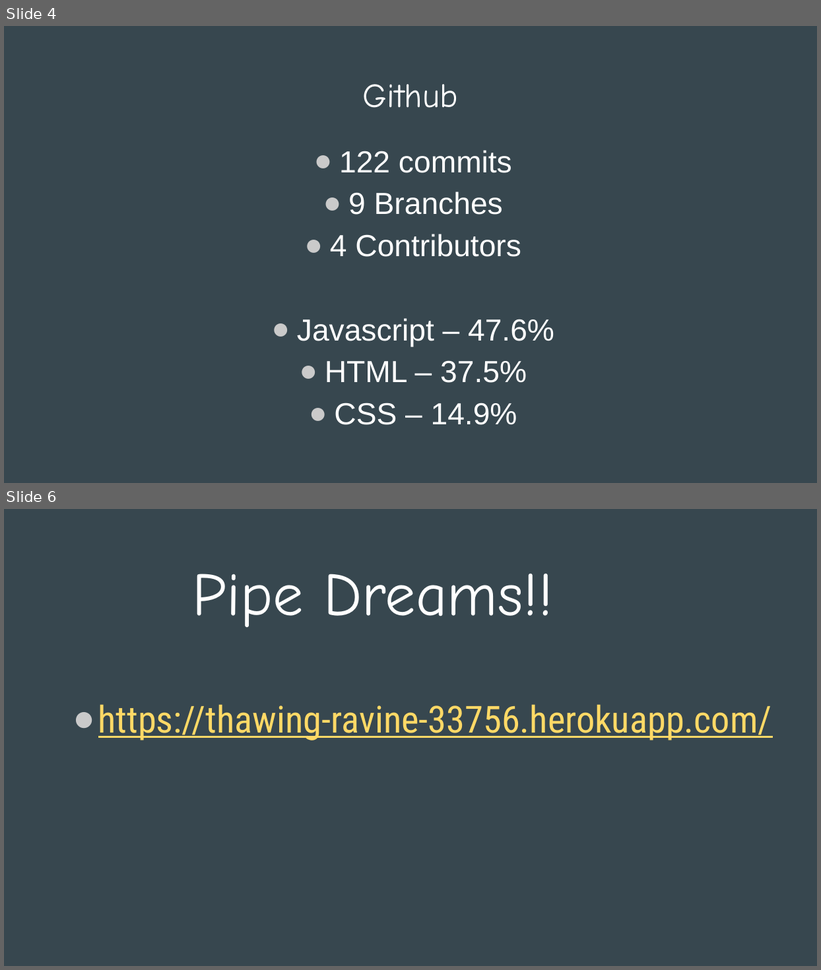
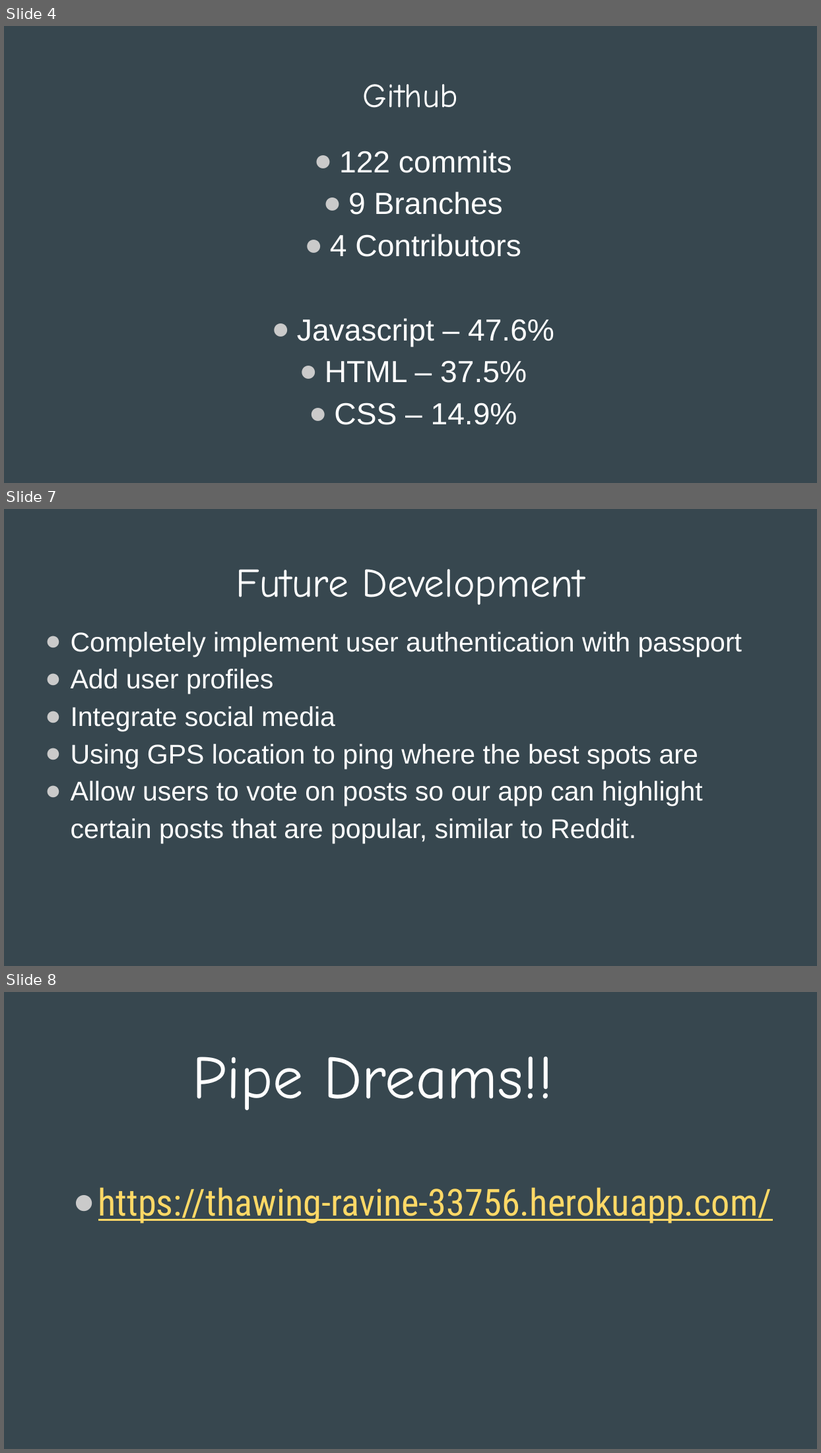
Before and after one commit to jphillips37/Project-2, a slide deck: Pipe Dreams.pptx. Shown one above the other, each under a label of ours: slides 4 and 6 before the commit, slides 4, 7 and 8 after it; the slides between them are not shown. The pictures are 821x970 and 821x1453 pixels, drawn with LibreOffice and Linux fonts; fonts in the diff are those of the drawing. Boxes give left, top, right and bottom in pixels: in the first picture for what was removed or moved away, otherwise in the second. Text is boxed around its words. In the diff, an @@ line names an element or a change of style, - is before the commit and + after.

```diff
--- a/Pipe Dreams.pptx
+++ b/Pipe Dreams.pptx
@@ slide 7 added at [4,509,817,966], background #37474F @@
@@ title added at [236,569,585,605], 48 pt, text #FFFFFF @@
+Future Development
@@ text added at [71,632,742,844], 32 pt, text #FFFFFF @@
+● Completely implement user authentication with passport
+● Add user profiles
+● Integrate social media
+● Using GPS location to ping where the best spots are
+● Allow users to vote on posts so our app can highlight certain posts that are popular, similar to Reddit.
@@ what was slide 6 is now slide 8 @@
```
Also in this commit, not shown: 1 slide changed, 1 other slide added.
